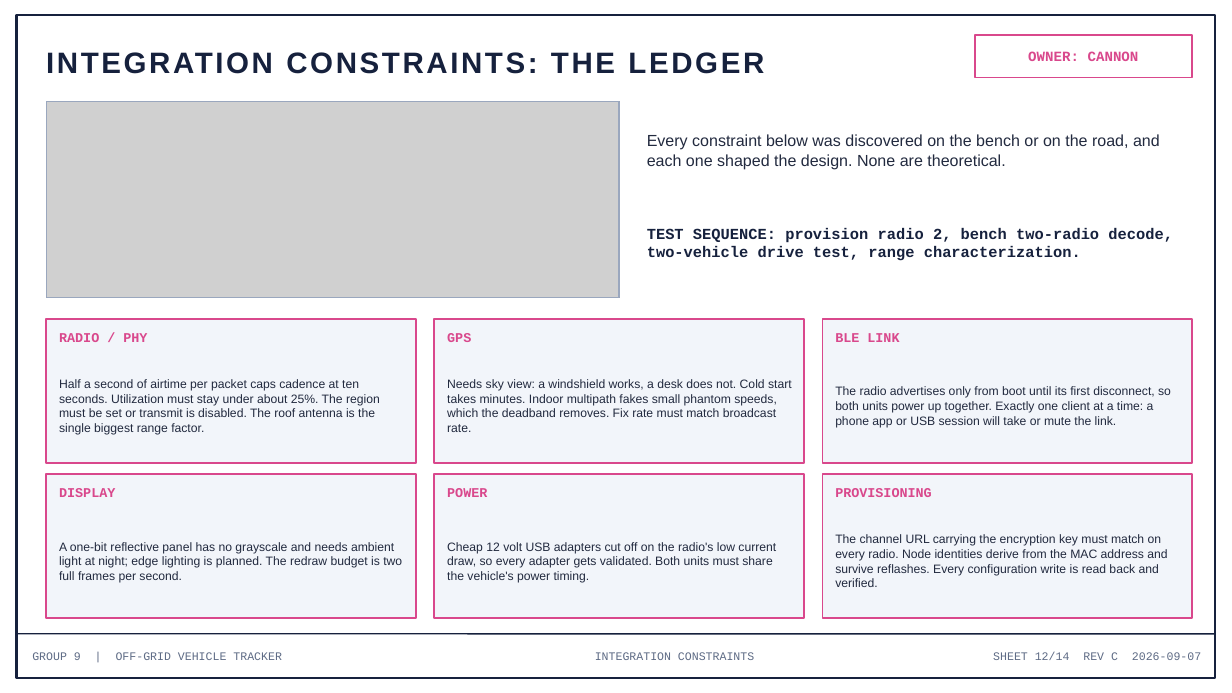
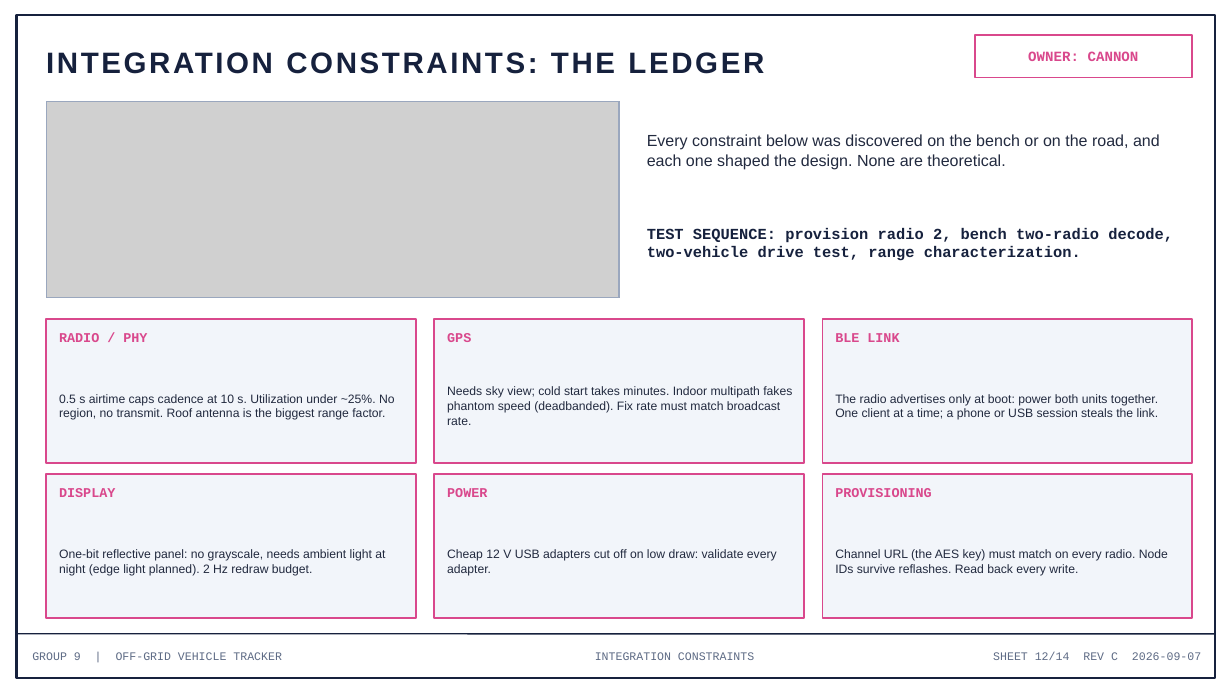
Before and after one commit to deosgracius/offgrid-vehicle-tracker, a slide deck: slide 12 of docs/presentations/Group9_Presentation3_Week3.pptx. Drawn at 1232x693 pixels with LibreOffice and Linux fonts; fonts in the diff are those of the drawing; grey boxes stand for pictures. Boxes give left, top, right and bottom in pixels: in the first picture for what was removed or moved away, otherwise in the second. Text is boxed around its words. In the diff, an @@ line names an element or a change of style, - is before the commit and + after.

```diff
--- a/docs/presentations/Group9_Presentation3_Week3.pptx
+++ b/docs/presentations/Group9_Presentation3_Week3.pptx
@@ text at box(447, 386, 792, 425): text changed @@
-Needs sky view: a windshield works, a desk does not. Cold start takes minutes. Indoor multipath fakes small phantom speeds, which the deadband removes. Fix rate must match broadcast rate.
+Needs sky view; cold start takes minutes. Indoor multipath fakes phantom speed (deadbanded). Fix rate must match broadcast rate.
@@ text at box(59, 394, 395, 420): text changed @@
-Half a second of airtime per packet caps cadence at ten seconds. Utilization must stay under about 25%. The region must be set or transmit is disabled. The roof antenna is the single biggest range factor.
+0.5 s airtime caps cadence at 10 s. Utilization under ~25%. No region, no transmit. Roof antenna is the biggest range factor.
@@ text at box(835, 394, 1159, 420): text changed @@
-The radio advertises only from boot until its first disconnect, so both units power up together. Exactly one client at a time: a phone app or USB session will take or mute the link.
+The radio advertises only at boot: power both units together. One client at a time; a phone or USB session steals the link.
@@ text at box(59, 549, 385, 576): text changed @@
-A one-bit reflective panel has no grayscale and needs ambient light at night; edge lighting is planned. The redraw budget is two full frames per second.
+One-bit reflective panel: no grayscale, needs ambient light at night (edge light planned). 2 Hz redraw budget.
@@ text at box(447, 549, 777, 576): text changed @@
-Cheap 12 volt USB adapters cut off on the radio's low current draw, so every adapter gets validated. Both units must share the vehicle's power timing.
+Cheap 12 V USB adapters cut off on low draw: validate every adapter.
@@ text at box(835, 549, 1168, 576): text changed @@
-The channel URL carrying the encryption key must match on every radio. Node identities derive from the MAC address and survive reflashes. Every configuration write is read back and verified.
+Channel URL (the AES key) must match on every radio. Node IDs survive reflashes. Read back every write.
```
Also in this commit, not shown: 11 other slides changed, 1 other file.
